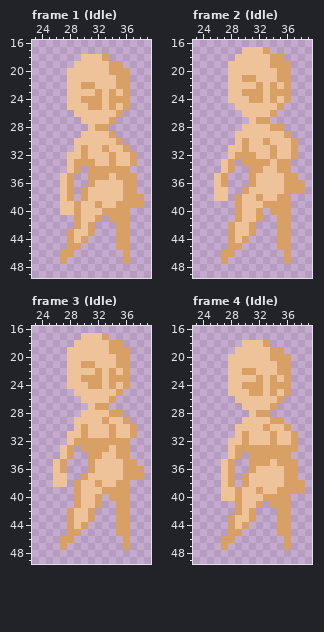
Two versions of one pixel-art file, RawResource/projectRoom/base_female.aseprite. Above is the file before it was changed.
64x64 pixels, 17 frames. Shown: frame 1 (Idle): x 23..39, y 16..49; frame 2 (Idle): x 23..39, y 16..49; frame 3 (Idle): x 23..39, y 16..49; frame 4 (Idle): x 23..39, y 16..49.
After the commit:
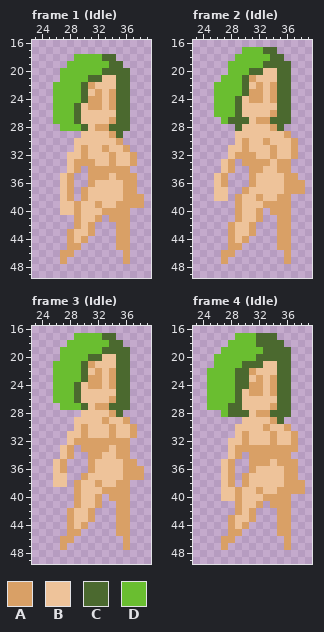
Palette (. is transparent): A #d9a066  B #eec39a  C #4b692f  D #6abe30
Difference:
Changed rows in their new state; - is an unchanged pixel.
Frame 1 (Idle), layer "hair":
first column x 26:
18 ---DDDDCC--
19 --DDDDDDCC-
20 -DDDDDDCCCC
21 -DDDDCC--CC
22 DDDDC----CC
23 DDDDC----CC
24 DDDDC----CC
25 DDDC-----CC
26 DDDC-----CC
27 DDDC-----CC
28 -DDDC---CCC
29 ---------C-
Frame 2 (Idle), layer "hair":
first column x 26:
17 ----DDDCC--
18 ---DDDDDCC-
19 --DDDDDCCCC
20 --DDDCC--CC
21 -DDDC----CC
22 DDDDC----CC
23 DDDDC----CC
24 DDDC-----CC
25 DDDC-----CC
26 DDDC-----CC
27 -DCCC---CCC
28 ---C-----C-
Frame 3 (Idle), layer "hair":
first column x 26:
17 ---DDDDCC--
18 --DDDDDDCC-
19 -DDDDDDCCCC
20 -DDDDCC--CC
21 DDDDC----CC
22 DDDDC----CC
23 DDDDC----CC
24 DDDC-----CC
25 DDDC-----CC
26 DDDC-----CC
27 -DDDC---CCC
28 ---------C-
Frame 4 (Idle), layer "hair":
first column x 25:
17 ----DDDCCC--
18 ---DDDDCCCC-
19 --DDDDDDCCCC
20 -DDDDDDCCCCC
21 -DDDDCCC--CC
22 DDDDCC----CC
23 DDDDCC----CC
24 DDDDCC----CC
25 DDDDC-----CC
26 DDDDC-----CC
27 DDDCC-----CC
28 --DCCC---CCC
29 ----------C-
